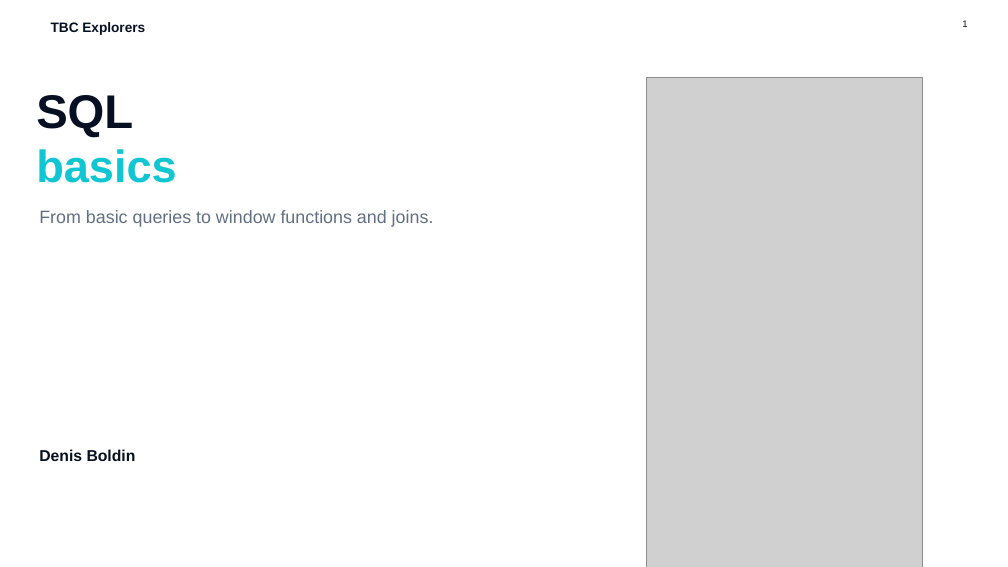
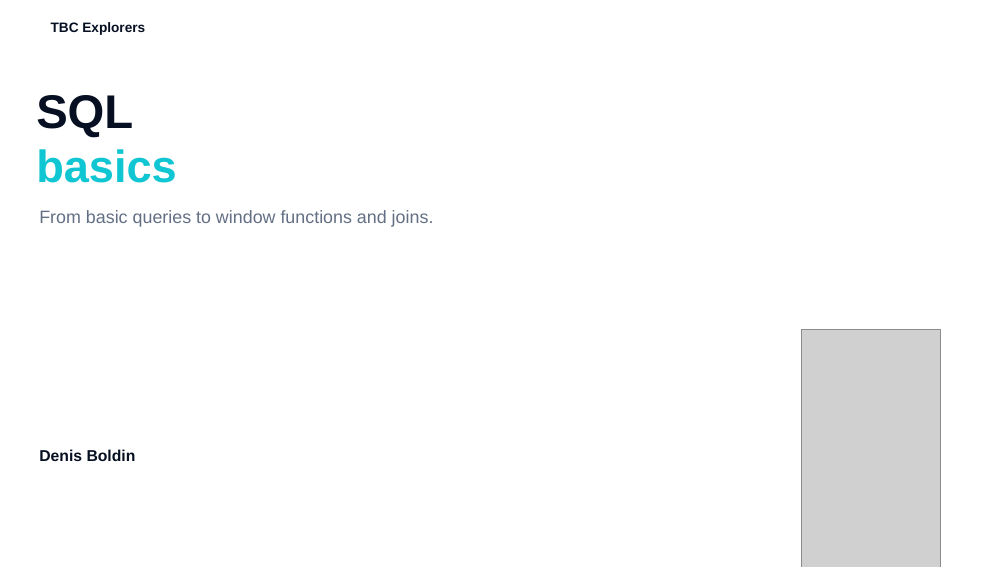
Before and after one commit to Furiere/data_course_3, a slide deck: slide 1 of slides/Data_course_3_lecture_2_1_SQL_basics.pptx. Drawn at 1008x567 pixels with LibreOffice and Linux fonts; fonts in the diff are those of the drawing; grey boxes stand for pictures. Boxes give left, top, right and bottom in pixels: in the first picture for what was removed or moved away, otherwise in the second. Text is boxed around its words. In the diff, an @@ line names an element or a change of style, - is before the commit and + after.

```diff
--- a/slides/Data_course_3_lecture_2_1_SQL_basics.pptx
+++ b/slides/Data_course_3_lecture_2_1_SQL_basics.pptx
@@ page number removed at (962, 20, 967, 27) @@
-1
@@ picture: place and size @@
-picture at (647, 77, 923, 567)
+picture at (802, 330, 941, 567)
```
Also in this commit, not shown: 64 other slides changed, 5 other files.
